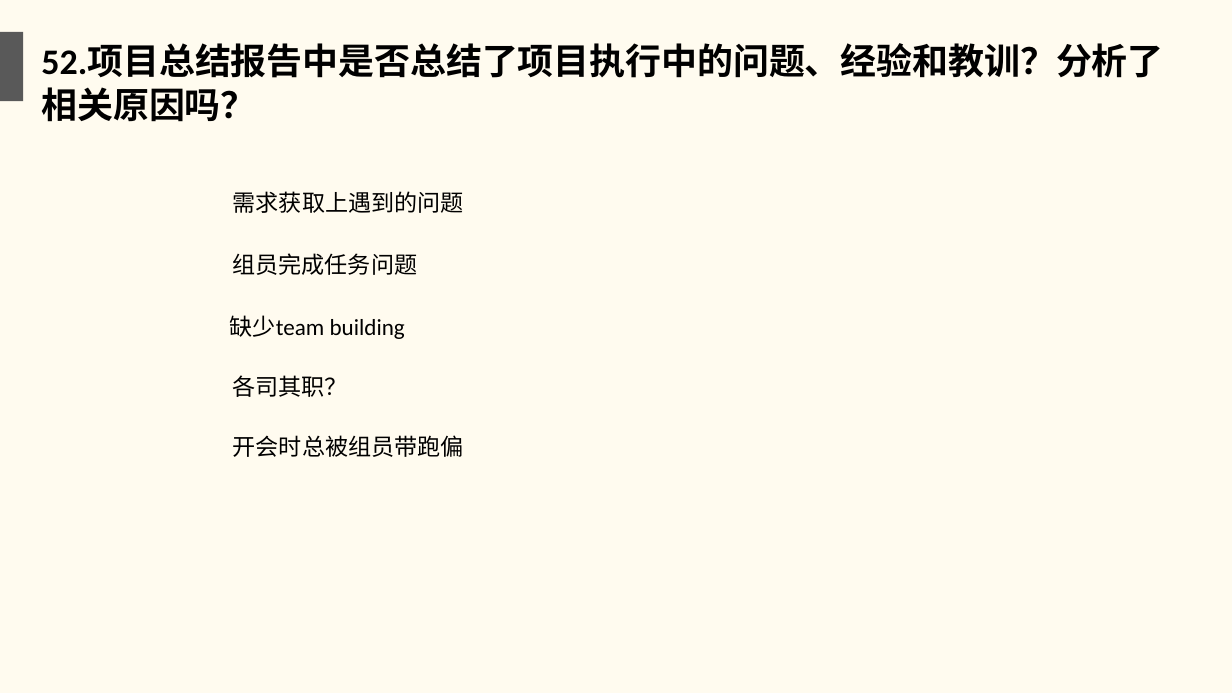
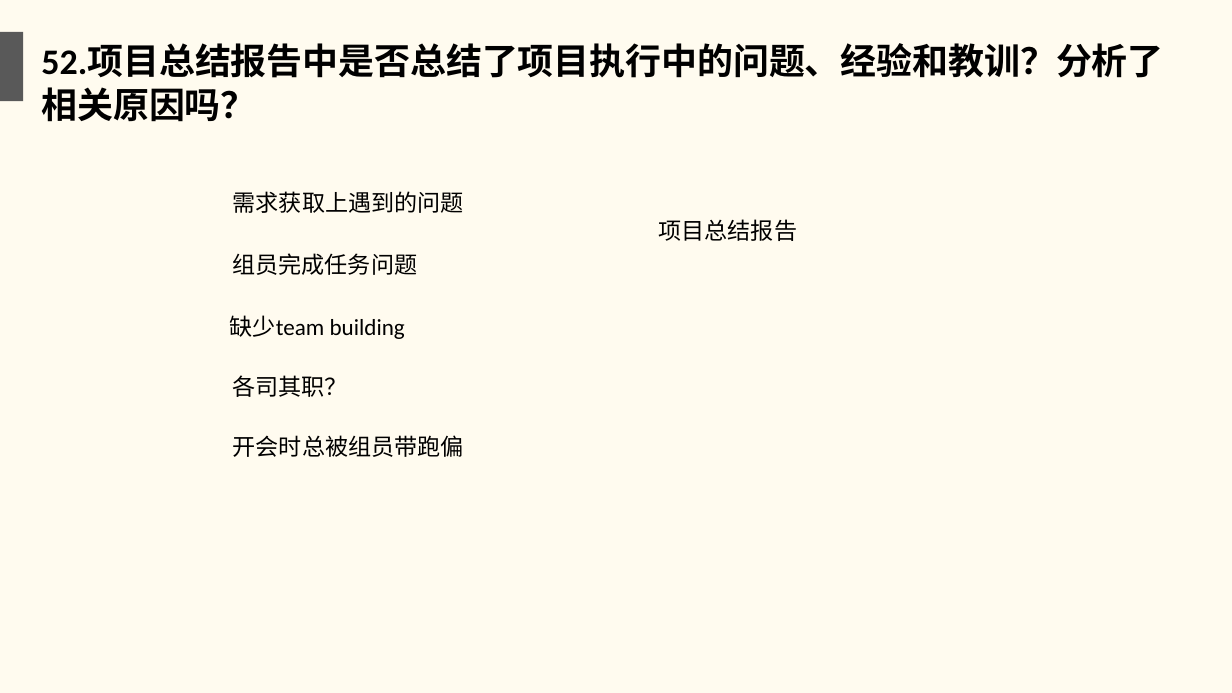
Before and after one commit to twn422/PRD2017, a slide deck: slide 54 of PRD-2017-G24/STW/受控文件/分析设计/项目收尾评审.ppt. Drawn at 1232x693 pixels with LibreOffice and Linux fonts; fonts in the diff are those of the drawing. Boxes give left, top, right and bottom in pixels: in the first picture for what was removed or moved away, otherwise in the second. Text is boxed around its words. In the diff, an @@ line names an element or a change of style, - is before the commit and + after.

```diff
--- a/PRD-2017-G24/STW/受控文件/分析设计/项目收尾评审.ppt
+++ b/PRD-2017-G24/STW/受控文件/分析设计/项目收尾评审.ppt
@@ text added at <box>659,219,798,241</box>, 18 pt, text #000000 @@
+项目总结报告
```
Also in this commit, not shown: 3 other slides changed, 1 other file.
